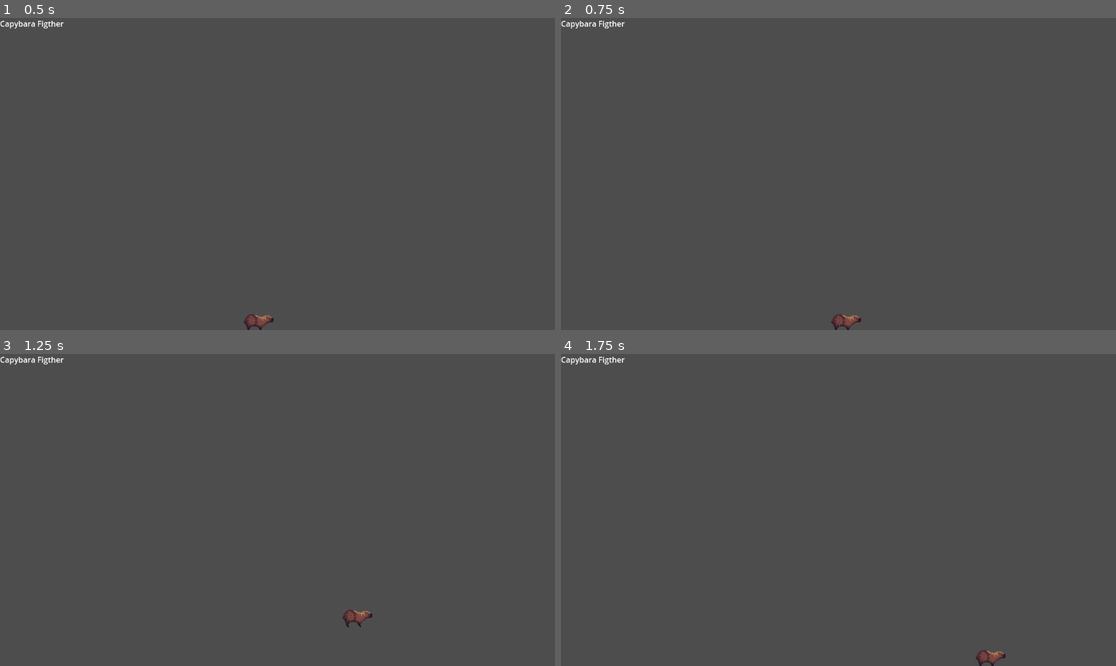
Above: before the commit, frames 1-4 (two rows, left to right).
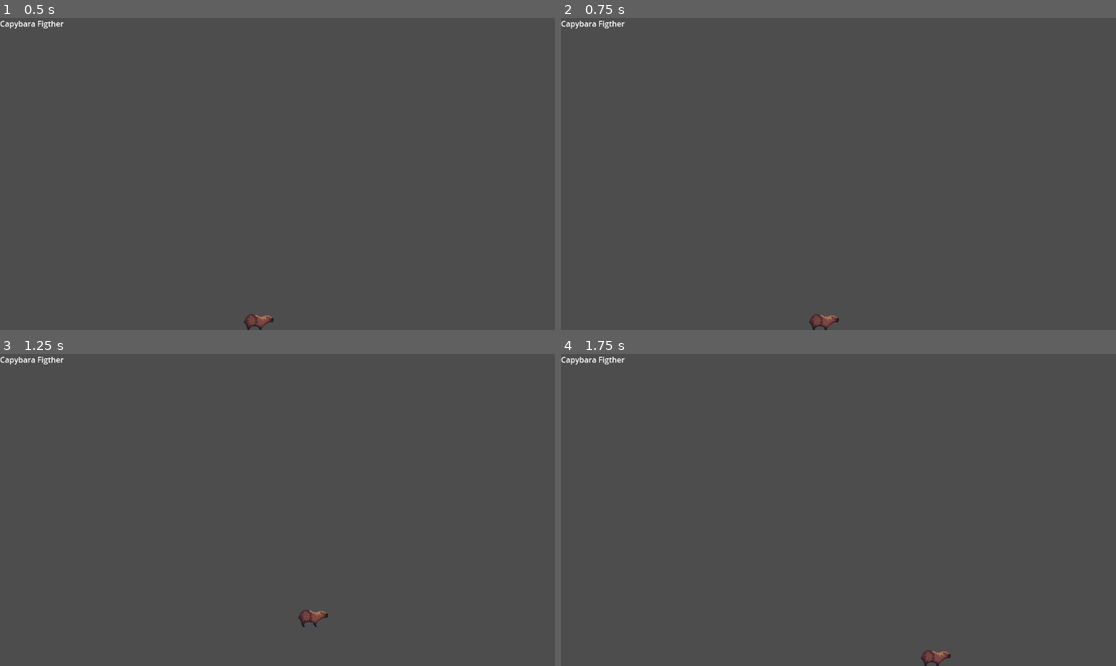
Above: after the commit, the same moments.

Repository: gmrodrigues/capybara-game
Game: Godot game, scene res://Scenes/level_1.tscn
Two runs of this game, one before a commit and one after it. Both use one fixed random seed, a clock stepped at 60 frames per second and the inputs below. The engine's default icon, where the game draws it, is replaced by a stand-in: a white triangle on a blue panel in a dark square.
Inputs:
- Up to frame 1 (0.5 s): no input
- Up to frame 2 (0.75 s): tap Enter (ui_accept) at 0.5 s; hold D (run_right) from 0.53 s (still down)
- Up to frame 3 (1.25 s): keep holding D (run_right); tap Space (jump) at 0.77 s
- Up to frame 4 (1.75 s): keep holding D (run_right); tap Space (jump) at 1.52 s

Frame 1 is identical in both runs. In frame 2, 0.3% of the frame differs, in the area x 44-55%, y 94-100%; in frame 3, 0.3%, in the area x 53-68%, y 81-88%; in frame 4, 0.3%.

Commit message:
locomotion

Diff:
--- /dev/null
+++ b/Scripts/Autoloads/global.gd
@@ -0,0 +1,3 @@
+extends Node
+
+var ppt: int = 32
--- a/Scripts/capivara.gd
+++ b/Scripts/capivara.gd
@@ -1,11 +1,17 @@
 extends CharacterBody2D
 
 
-const SPEED = 300.0
+@export var _speed : float = 8
+@export var _acceleration : float = 16
+@export var _deceleration : float = 32
 const JUMP_VELOCITY = -400.0
 
 var _direction: float
 
+func _ready():
+	_speed *= Global.ppt
+	_acceleration *= Global.ppt
+	_deceleration *= Global.ppt
 
 #region Public Methods
 
@@ -37,9 +43,16 @@
 	# Get the input direction and handle the movement/deceleration.
 	# As good practice, you should replace UI actions with custom gameplay actions.
 	#var direction := Input.get_axis("ui_left", "ui_right")
-	if _direction:
-		velocity.x = _direction * SPEED
+
+	# decelerate to zero
+	if _direction == 0:
+		velocity.x = move_toward(velocity.x, 0, _deceleration * delta)
+	# accelerate from not moving or move to same direction
+	elif velocity.x == 0 || sign(_direction) == sign(velocity.x):
+		velocity.x = move_toward(velocity.x, _direction * _speed, _acceleration * delta)
+	# accelerate to oposite direction
 	else:
-		velocity.x = move_toward(velocity.x, 0, SPEED)
+		velocity.x = move_toward(velocity.x, _direction * _speed, _deceleration * delta)
+
 
 	move_and_slide()
--- a/project.godot
+++ b/project.godot
@@ -14,6 +14,10 @@
 run/main_scene="uid://csm3qdyn0gvjq"
 config/features=PackedStringArray("4.5", "GL Compatibility")
 config/icon="res://icon.svg"
+
+[autoload]
+
+Global="*res://Scripts/Autoloads/global.gd"
 
 [input]
 
Not shown, added: Scripts/Autoloads/global.gd.uid
